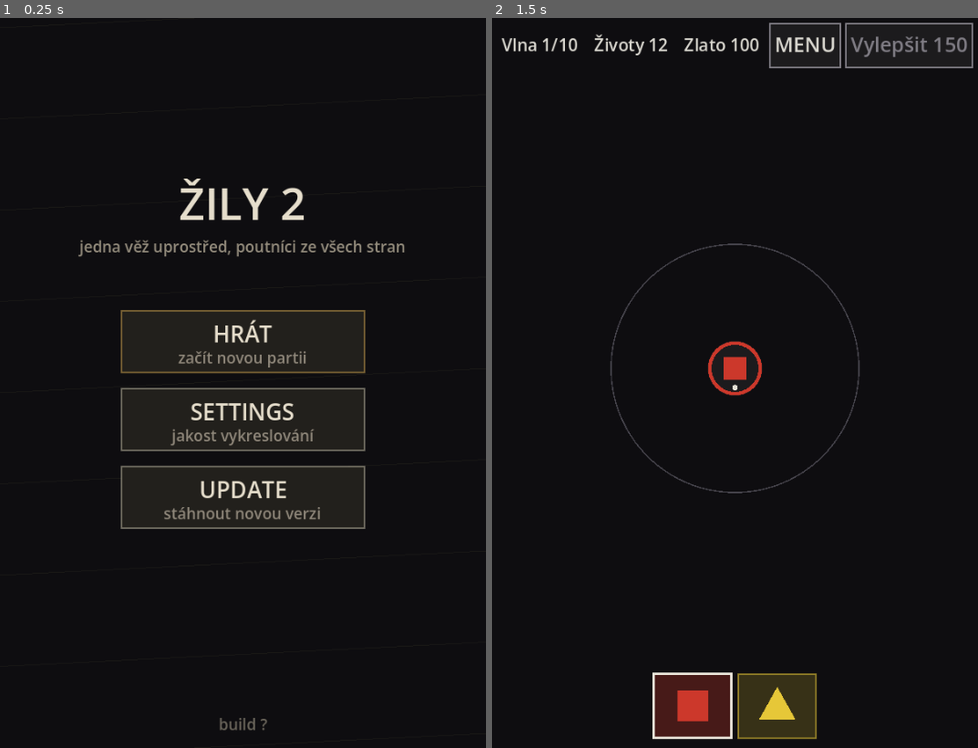
Above: before the commit, frames 1-2 (left to right).
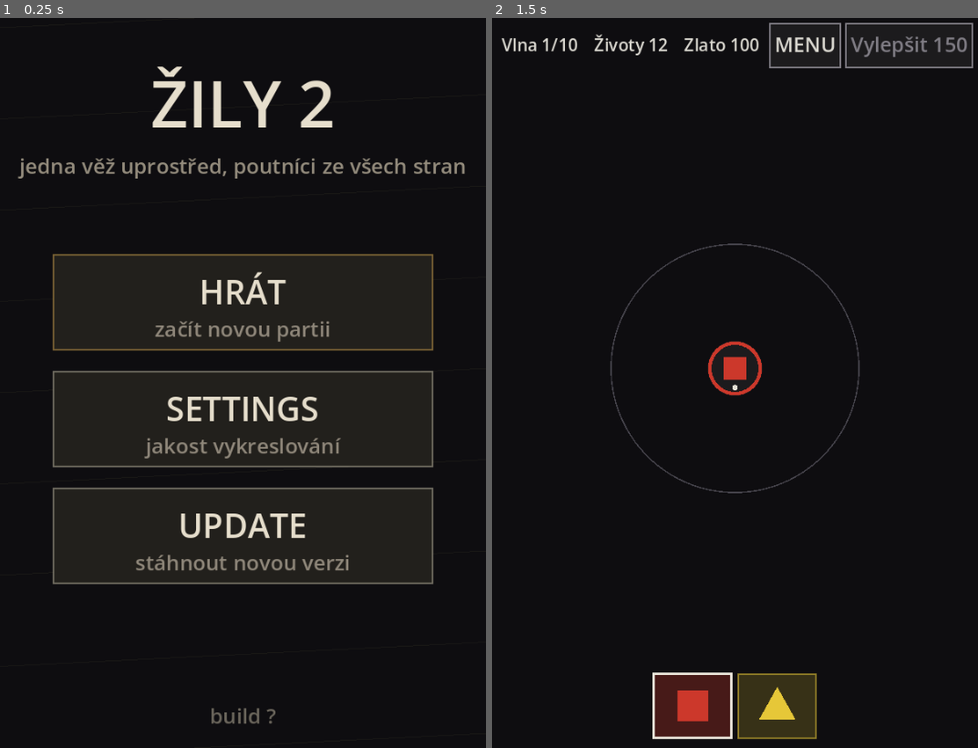
Above: after the commit, the same moments.

Repository: jankoznar94/dark-story
Game: Godot game, scene res://main.tscn
Same seed, same stepped clock (60 frames per second), same inputs: the game is played once before the commit and once after it.
Inputs (mouse positions are in pixels of both pictures, inside the frame that each line leads up to):
- Up to frame 1 (0.25 s): no input
- Up to frame 2 (1.5 s): tap Enter at 0.5 s; move the mouse to (841, 346) at 0.52 s; click (841, 346) at 0.67 s; tap Space at 1.25 s; move the mouse to (637, 419) at 1.27 s; click (637, 419) at 1.42 s

The runs differ from the first frame. In frame 1, 8.6% of the frame differs, in the area x 3-96%, y 6-98%; in frame 2, nothing differs.

Commit message:
Zily 2: menu je o dost vetsi
Jan: "A menu uděláme o dost větší."

- ScreenLayout.layout_menu: sirka tlacitka 78 % displeje (strop 560 px) misto
  poloviny, vyska podil 0,13 (strop 120 px) misto 0,085 (strop 76), vetsi
  mezera a vetsi pismo (titul 3,2x zakladni font, popisek 1,65x, podtitulek
  1,05x). Na 390x844: tlacitko 304 x 108 px (driv 195 x 72), titul 51 px
  (driv 35), popisek 26 px (driv 18).
- MENU_BTN_MIN 48 -> 56, MENU_BTN_MAX 76 -> 120. Stejna sirka i pro obrazovku
  nastaveni, aby menu vypadalo jako jedna rodina.
- TITUL SE VEJDE NAD TLACITKA: pocita se z mista, ktere mu zbylo (above * 0,34),
  takze na nizkem displeji (932x430) se zmensi na 40 px a podtitulek
  nepreleze do prvniho tlacitka - driv se titul pocital nezavisle na miste.
- test_layout hlida velikost menu (sirka aspon 70 % displeje se stropem 520,
  vyska aspon min(72, 13 % displeje), titul aspon 30 px) a to, ze se podtitulek
  nedotkne prvniho tlacitka. Merene: layout 801 kontrol, vse zelene.

Diff:
--- a/scripts/screen_layout.gd
+++ b/scripts/screen_layout.gd
@@ -50,9 +50,11 @@
 const BTN_MIN := 44.0
 const BTN_MAX := 96.0
 # MENU: vyska tlacitka se nikdy nezmensi pod dotykovou mez, zmensuje se jen
-# mezera mezi nimi.
-const MENU_BTN_MIN := 48.0
-const MENU_BTN_MAX := 76.0
+# mezera mezi nimi. MENU JE VELKE (Jan, Oct 2026: "A menu uděláme o dost větší"):
+# na 390x844 ma tlacitko 304 x 108 px (driv 195 x 72) - hrac na nej nemusi
+# mířit prstem.
+const MENU_BTN_MIN := 56.0
+const MENU_BTN_MAX := 120.0
 
 # TLACITKA V HORNIM PRUHU SE MERI, NE ODHADUJI. Driv melo vylepseni pevny
 # podil sirky (32 %) - jenze pruh ma TRI prvky: stavovy text, MENU a
@@ -189,13 +191,15 @@
 
 
 # TLACITKA MENU. Pocet vi jen ten, kdo je kresli (Menu) - stejne jako paleta.
+# VELKA A SIRSKA: hrac klepe prstem na telefonu, takze se nemá strefovat do
+# maleho ctverecku. Sirka i vyska jsou podily displeje, ne pevne pixely.
 func layout_menu(count: int) -> Array:
 	if count <= 0 or view.x < 1.0 or view.y < 1.0:
 		menu_rects = []
 		return menu_rects
-	var w: float = clampf(view.x * 0.5, 180.0, 420.0)
-	var h: float = minf(MENU_BTN_MAX, maxf(MENU_BTN_MIN, view.y * 0.085))
-	var gap: float = maxf(10.0, view.y * 0.022)
+	var w: float = clampf(view.x * 0.78, 260.0, 560.0)
+	var h: float = minf(MENU_BTN_MAX, maxf(MENU_BTN_MIN, view.y * 0.13))
+	var gap: float = maxf(14.0, view.y * 0.03)
 	var total: float = h * float(count) + gap * float(count - 1)
 	# Kdyz je displej nizky, zmensi se MEZERA, ne tlacitko.
 	var room: float = view.y - h - 12.0
@@ -207,13 +211,17 @@
 	menu_rects = []
 	for i in range(count):
 		menu_rects.append(Rect2(x, y0 + (h + gap) * float(i), w, h))
-	# PISMO MENU. Titul je nejvetsi text ve hre, popisek tlacitka musi zustat
-	# citelny i na 640x360.
-	menu_title_px = clampi(int(float(font_px) * 2.2), 28, 64)
-	menu_item_px = clampi(int(float(font_px) * 1.15), 15, 30)
-	menu_sub_px = clampi(int(float(font_px) * 0.78), 11, 20)
-	menu_title_y = maxf(float(menu_title_px) * 1.6, y0 - float(menu_title_px) * 2.1)
-	menu_note_y = y0 + total + float(font_px) * 2.4
+	# PISMO MENU. Titul je nejvetsi text ve hre a popisek tlacitka musi zustat
+	# citelny i na 640x360. TITUL SE MUSI VEJIT NAD TLACITKA: na nizkem displeji
+	# se zmensi podle mista, ktere mu zbylo - jinak by prelezl do prvniho
+	# tlacitka (a nikdo by to nepoznal, protoze se kresli stejnou barvou).
+	var above: float = maxf(24.0, y0 - 6.0)
+	menu_title_px = clampi(int(minf(float(font_px) * 3.2, above * 0.34)), 22, 110)
+	menu_item_px = clampi(int(minf(float(font_px) * 1.65, float(menu_title_px) * 0.62)), 18, 56)
+	menu_sub_px = clampi(int(minf(float(font_px) * 1.05, float(menu_item_px) * 0.72)), 12, 32)
+	menu_title_y = maxf(float(menu_title_px) * 1.2,
+		y0 - float(menu_title_px) * 1.7 - float(menu_sub_px))
+	menu_note_y = y0 + total + float(menu_sub_px) * 2.0
 	return menu_rects
 
 
@@ -224,8 +232,8 @@
 		settings_row = Rect2()
 		settings_back = Rect2()
 		return
-	var w: float = clampf(view.x * 0.5, 180.0, 420.0)
-	var h: float = minf(MENU_BTN_MAX, maxf(MENU_BTN_MIN, view.y * 0.085))
+	var w: float = clampf(view.x * 0.78, 260.0, 560.0)
+	var h: float = minf(MENU_BTN_MAX, maxf(MENU_BTN_MIN, view.y * 0.09))
 	var gap: float = maxf(10.0, view.y * 0.03)
 	var total: float = h * 2.0 + gap
 	var y0: float = (view.y - total) * 0.5
--- a/tools/test_layout.gd
+++ b/tools/test_layout.gd
@@ -245,6 +245,22 @@
 		and l.menu_note_y + float(l.menu_sub_px) <= v.y + 0.5,
 		"%s: hlaska pod tlacitky menu neni pod nimi (nebo preleza displej)" % tag)
 
+	# MENU JE VELKE. Jan: "A menu uděláme o dost větší" - kdyby se vratilo
+	# k polovine sirky displeje, hrac by zase mířil na maly ctverecek. Meze
+	# jsou podily displeje (a strop sirky), aby to platilo i na 932x430.
+	var first: Rect2 = rects[0]
+	_check(first.size.x >= minf(v.x * 0.7, 520.0),
+		"%s: tlacitko menu je jen %.0f px siroke (displej %0.0f)" % [tag, first.size.x, v.x])
+	_check(first.size.y >= minf(72.0, v.y * 0.13),
+		"%s: tlacitko menu je jen %.0f px vysoke" % [tag, first.size.y])
+	_check(l.menu_title_px >= 30, "%s: titul menu je jen %d px" % [tag, l.menu_title_px])
+	# PODTITULEK SE NESMI DOTKNOUT PRVNIHO TLACITKA - kresli se stejnou barvou,
+	# takze by si hrac precetl dve veci pres sebe.
+	var sub_bottom: float = l.menu_title_y + float(l.menu_title_px) * 0.5 + float(l.menu_sub_px)
+	_check(sub_bottom <= first.position.y + 0.5,
+		"%s: podtitulek menu preleza do prvniho tlacitka (%.0f > %.0f)"
+		% [tag, sub_bottom, first.position.y])
+
 	# NASTAVENI: dve tlacitka pod sebou, dotykova mez, po jednom sloupci.
 	for r in [l.settings_row, l.settings_back]:
 		var rr: Rect2 = r
Not shown, changed: README.md
